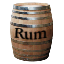
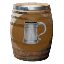
Layered file, before and after one edit (64 x 64). Changes by layer:
hid "Rum" over (14, 27, 48, 41)
added layer "Pasted Layer" above "Layer #3" over (20, 21, 47, 49)
added layer "Layer #1" (75%) above "Visible copy" over (12, 12, 52, 52)
